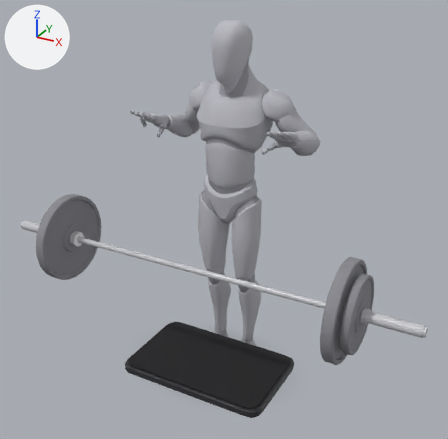
Two versions of the glTF model app/src/main/assets/mannequins/deficit_pendlay_row.glb, one commit apart.
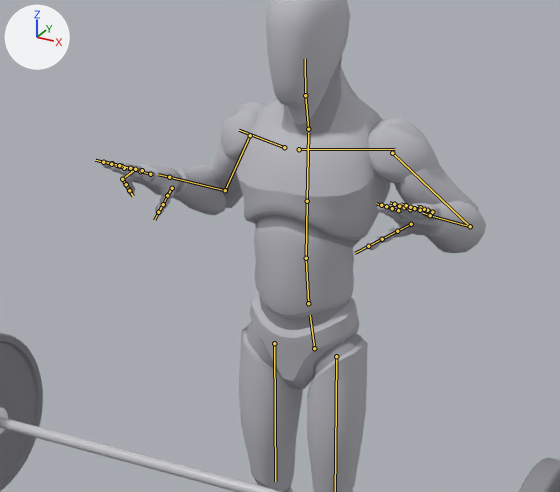
Each version is shown whole from a camera (50 mm lens) standing at (1.38, -2.41, 2.06) and looking at (0.05, 0.02, 0.85), then close up on the part from 18% to 80% of the width and 7% to 62% of the height. The lights are fixed; the arrows at upper left show +X, +Y and +Z. The older version's two pictures come first. Both versions are drawn at frame 0 of the action 'lowering'; the numbers are the values there. The bones that change, and the others that lie on the model, are drawn over the model as lines in the close-ups.

The first close-up shows 'barbell_0', 'barbell_10', 'barbell_4', 'body', 'body_1' and 1 more.
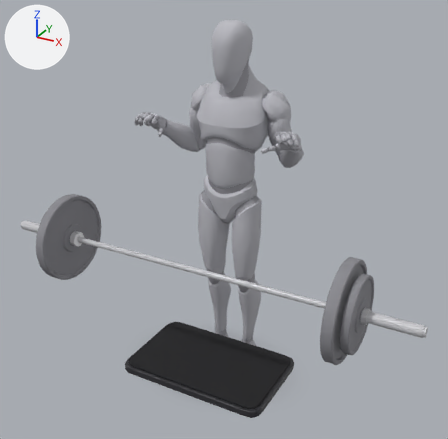
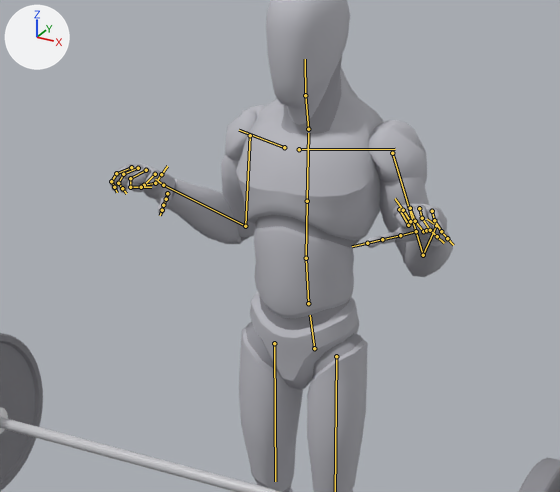
Pixel boxes [x1, y1, x2, y2] of what changed, in the close-ups (560 x 492 px):
'body', posed
    before: [102, 0, 486, 492]
    after: [110, 0, 453, 492]
'body_1', posed
    before: [120, 55, 439, 492]
    after: [110, 55, 444, 492]
bone 'upperarm_l', root to tip
    before: (392, 153) to (470, 226)
    after: (392, 153) to (423, 255)
bone 'lowerarm_l', root to tip
    before: (470, 226) to (430, 215)
    after: (423, 255) to (436, 225)
bone 'hand_l', root to tip
    before: (430, 215) to (423, 213)
    after: (436, 225) to (427, 219)
bone 'index_01_l', root to tip
    before: (398, 210) to (392, 208)
    after: (399, 209) to (408, 225)
bone 'index_02_l', root to tip
    before: (392, 208) to (386, 206)
    after: (408, 225) to (410, 221)
bone 'index_03_l', root to tip
    before: (386, 206) to (381, 205)
    after: (410, 221) to (403, 210)
bone 'middle_01_l', root to tip
    before: (410, 209) to (404, 207)
    after: (410, 208) to (415, 221)
bone 'middle_02_l', root to tip
    before: (404, 207) to (399, 206)
    after: (415, 221) to (423, 231)
bone 'middle_03_l', root to tip
    before: (399, 206) to (394, 204)
    after: (423, 231) to (426, 230)
bone 'pinky_01_l', root to tip
    before: (432, 212) to (427, 210)
    after: (432, 211) to (434, 220)
bone 'pinky_02_l', root to tip
    before: (427, 210) to (424, 209)
    after: (434, 220) to (441, 231)
bone 'pinky_03_l', root to tip
    before: (424, 209) to (420, 207)
    after: (441, 231) to (447, 238)
bone 'ring_01_l', root to tip
    before: (420, 210) to (414, 208)
    after: (419, 208) to (422, 218)
bone 'ring_02_l', root to tip
    before: (414, 208) to (410, 207)
    after: (422, 218) to (430, 230)
bone 'ring_03_l', root to tip
    before: (410, 207) to (406, 205)
    after: (430, 230) to (437, 236)
bone 'upperarm_r', root to tip
    before: (250, 135) to (225, 190)
    after: (250, 135) to (245, 226)
bone 'lowerarm_r', root to tip
    before: (225, 190) to (169, 177)
    after: (245, 226) to (163, 185)
bone 'hand_r', root to tip
    before: (169, 177) to (158, 174)
    after: (163, 185) to (155, 179)
bone 'index_01_r', root to tip
    before: (150, 174) to (140, 171)
    after: (155, 174) to (144, 185)
bone 'index_02_r', root to tip
    before: (140, 171) to (131, 169)
    after: (144, 185) to (155, 183)
bone 'index_03_r', root to tip
    before: (131, 169) to (124, 168)
    after: (155, 183) to (161, 174)
bone 'middle_01_r', root to tip
    before: (142, 170) to (131, 168)
    after: (146, 170) to (130, 178)
bone 'middle_02_r', root to tip
    before: (131, 168) to (121, 166)
    after: (130, 178) to (130, 187)
bone 'middle_03_r', root to tip
    before: (121, 166) to (112, 163)
    after: (130, 187) to (141, 187)
bone 'pinky_01_r', root to tip
    before: (130, 168) to (119, 165)
    after: (131, 167) to (116, 173)
bone 'pinky_02_r', root to tip
    before: (119, 165) to (111, 164)
    after: (116, 173) to (111, 181)
bone 'pinky_03_r', root to tip
    before: (111, 164) to (103, 162)
    after: (111, 181) to (114, 187)
bone 'ring_01_r', root to tip
    before: (135, 169) to (122, 179)
    after: (138, 168) to (123, 174)
bone 'ring_02_r', root to tip
    before: (122, 179) to (126, 184)
    after: (123, 174) to (118, 183)
bone 'ring_03_r', root to tip
    before: (126, 184) to (129, 190)
    after: (118, 183) to (122, 188)

What the commit changed:
Bone 'upperarm_l' (bone_upperarm_l) turns from (-28, -14, -43) to (-19, -38, -65) degrees about its own x, y and z.
Bone 'lowerarm_l' (bone_lowerarm_l) turns from (120, -28, 39) to (111, -28, 51) degrees about its own x, y and z.
Bone 'hand_l' (bone_hand_l) turns from (-1, 0, 0) to (33, 1, 0) degrees about its own x, y and z.
Bone 'index_01_l' (bone_index_01_l) turns from (0, 0, 0) to (79, 36, -44) degrees about its own x, y and z.
Bone 'index_02_l' (bone_index_02_l) turns from (0, 0, 0) to (84, 41, -45) degrees about its own x, y and z.
Bone 'index_03_l' (bone_index_03_l) turns from (0, 0, 0) to (63, 24, -39) degrees about its own x, y and z.
Bone 'middle_01_l' (bone_middle_01_l) turns from (0, 0, 0) to (56, 19, -35) degrees about its own x, y and z.
Bone 'middle_02_l' (bone_middle_02_l) turns from (0, 0, 0) to (59, 22, -37) degrees about its own x, y and z.
Bone 'middle_03_l' (bone_middle_03_l) turns from (0, 0, 0) to (44, 12, -30) degrees about its own x, y and z.
Bone 'pinky_01_l' (bone_pinky_01_l) turns from (0, 0, 0) to (45, 12, -30) degrees about its own x, y and z.
Bone 'pinky_02_l' (bone_pinky_02_l) turns from (0, 0, 0) to (48, 14, -31) degrees about its own x, y and z.
Bone 'pinky_03_l' (bone_pinky_03_l) turns from (0, 0, 0) to (36, 8, -24) degrees about its own x, y and z.
Bone 'ring_01_l' (bone_ring_01_l) turns from (0, 0, 0) to (46, 13, -31) degrees about its own x, y and z.
Bone 'ring_02_l' (bone_ring_02_l) turns from (0, 0, 0) to (49, 15, -32) degrees about its own x, y and z.
Bone 'ring_03_l' (bone_ring_03_l) turns from (0, 0, 0) to (37, 9, -25) degrees about its own x, y and z.
Bone 'upperarm_r' (bone_upperarm_r) turns from (-28, 14, 43) to (-19, 38, 65) degrees about its own x, y and z.
Bone 'lowerarm_r' (bone_lowerarm_r) turns from (120, 28, -39) to (111, 28, -51) degrees about its own x, y and z.
Bone 'hand_r' (bone_hand_r) turns from (-1, 0, 0) to (33, -1, 0) degrees about its own x, y and z.
Bone 'index_01_r' (bone_index_01_r) turns from (0, 0, 0) to (79, -36, 44) degrees about its own x, y and z.
Bone 'index_02_r' (bone_index_02_r) turns from (0, 0, 0) to (84, -41, 45) degrees about its own x, y and z.
Bone 'index_03_r' (bone_index_03_r) turns from (0, 0, 0) to (63, -24, 39) degrees about its own x, y and z.
Bone 'middle_01_r' (bone_middle_01_r) turns from (0, 0, 0) to (56, -19, 35) degrees about its own x, y and z.
Bone 'middle_02_r' (bone_middle_02_r) turns from (0, 0, 0) to (59, -22, 37) degrees about its own x, y and z.
Bone 'middle_03_r' (bone_middle_03_r) turns from (0, 0, 0) to (44, -12, 30) degrees about its own x, y and z.
Bone 'pinky_01_r' (bone_pinky_01_r) turns from (0, 0, 0) to (45, -12, 30) degrees about its own x, y and z.
Bone 'pinky_02_r' (bone_pinky_02_r) turns from (0, 0, 0) to (48, -14, 31) degrees about its own x, y and z.
Bone 'pinky_03_r' (bone_pinky_03_r) turns from (0, 0, 0) to (36, -8, 24) degrees about its own x, y and z.
Bone 'ring_01_r' (bone_ring_01_r) turns from (56, -20, 36) to (46, -13, 31) degrees about its own x, y and z.
Bone 'ring_02_r' (bone_ring_02_r) turns from (60, -22, 38) to (49, -15, 32) degrees about its own x, y and z.
Bone 'ring_03_r' (bone_ring_03_r) turns from (0, 0, 0) to (37, -9, 25) degrees about its own x, y and z.
